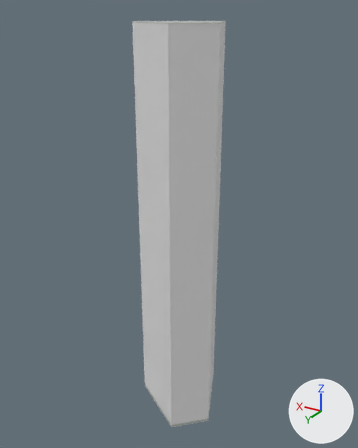
Two versions of the glTF model public/models/buildings/osm-way-52281080.glb, one commit apart.
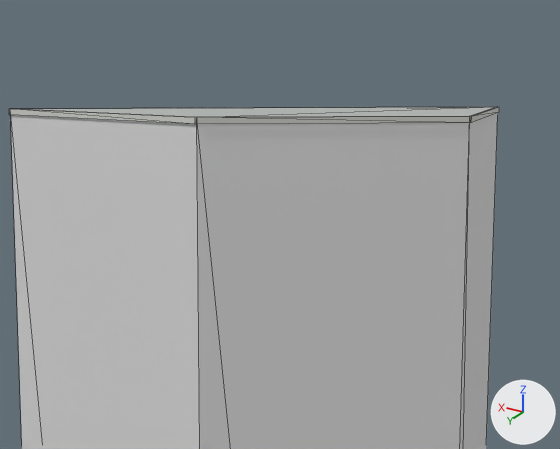
Each version appears first whole from a 50 mm lens placed at (-26.9, 47.1, 50.0), pointed at (2.0, -1.0, 25.9), and next in a close-up on the part from 36% to 66% of the width and 0% to 19% of the height. Lighting does not change. The marker at lower right points along +X, +Y and +Z. The first two pictures are the older version. The close-ups show mesh edges as thin lines. Where no turn or scale is listed for an object, it has been applied to the vertices. Vertices at exactly the same position are counted once.

In view in the first close-up: 'reality 52281080 near reality aged pale plaster', 'reality 52281080 near reality flat weathered roof', 'reality 52281080 near reality pale aluminum sill'.
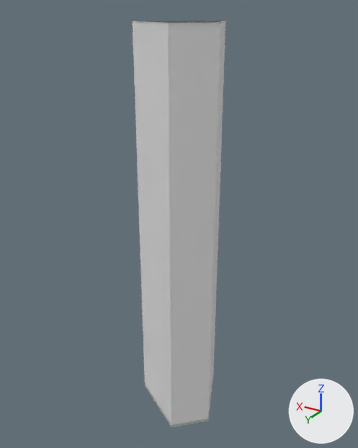
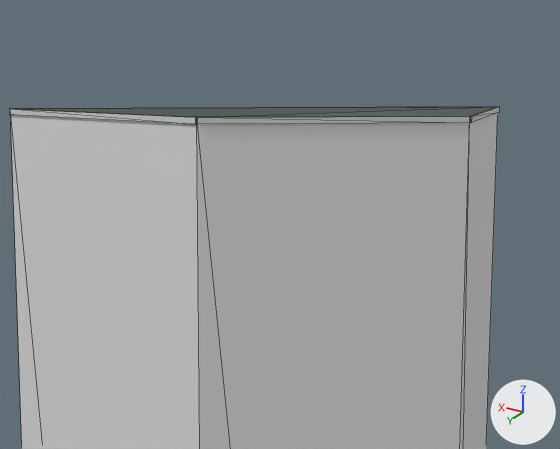
Where the change shows, as pixel boxes [x1, y1, x2, y2] in the close-ups (560 x 449 px):
'reality 52281080 near reality flat weathered roof', surface changed (darker)
    both: [24, 107, 495, 117]
part 1 of me_reality_52281080_near_reality_pale_aluminum_sill, added
    after: [22, 107, 497, 118]

What changed in the scene script:
```text
Add img_roof_color:
    img_roof_color = load_image('roof-color', 'textures/1de3d7bb6546b7423004abcc0fb627c4d0c6ad03316b21d76a93f9bf4f470ca6.png', 256, 256, 'sRGB')
Change mat_reality_flat_weathered_roof:
    remove mat_reality_flat_weathered_roof.base_color = (0.451, 0.475, 0.455)  # grey #b3b7b4
    add mat_reality_flat_weathered_roof.texture = img_roof_color
Change me_reality_52281080_near_reality_pale_aluminum_sill:
    used by ob_reality_52281080_near_reality_pale_aluminum_sill; location = (0.0, 0.0, 0.0)
    verts and faces of me_reality_52281080_near_reality_pale_aluminum_sill; kept vertices keep their numbers, new ones are numbered from 16
    before: 2 (-4.33, 1.89, 49.0) at pixel (471, 116), 3 (-0.63, -6.83, 49.0) at pixel (499, 106), 6 (-0.73, 5.44, 49.0) at pixel (197, 117), 7 (-4.33, 1.93, 49.0) at pixel (470, 116), 10 (6.83, 0.63, 49.0) at pixel (9, 108)
    before: 11 (-0.69, 5.44, 49.0) at pixel (195, 117), 14 (-0.58, -6.84, 49.0) at pixel (497, 106), 15 (6.84, 0.58, 49.0) at pixel (10, 108)
    remove me_reality_52281080_near_reality_pale_aluminum_sill.from_pydata(...)  # 16 vertices, 8 faces; spans x -4.33..6.84, y -6.84..5.44, z 48.89..49.0
    add me_reality_52281080_near_reality_pale_aluminum_sill.from_pydata(...)  # 20 vertices, 16 faces; spans x -4.33..6.84, y -6.84..5.44, z 48.89..49.0
    me_reality_52281080_near_reality_pale_aluminum_sill part 1
    add verts[16] = (-0.61, -6.82, 49.0)  # pixel (497, 106)
    add verts[17] = (-4.3, 1.9, 49.0)  # pixel (469, 116)
    add verts[18] = (-0.7, 5.41, 49.0)  # pixel (196, 117)
    add verts[19] = (6.82, 0.61, 49.0)  # pixel (10, 108)
    add faces += [(2, 16, 17), (2, 3, 16), (6, 17, 18), (6, 7, 17), (10, 18, 19), (10, 11, 18)]
    add faces += [(14, 19, 16), (14, 15, 19)]
```
